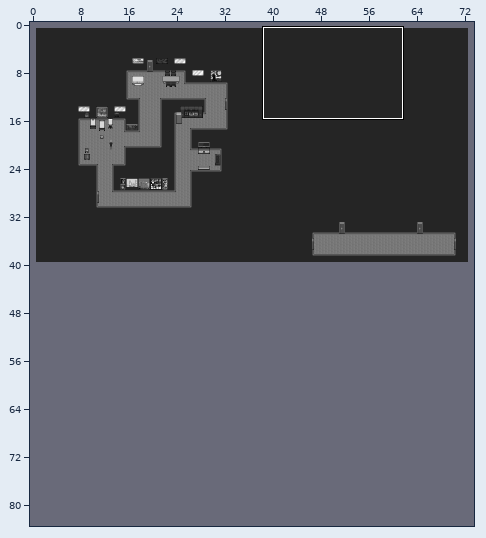
LDtk project, stored at assets/ldtk/time-marches-on.ldtk. The picture above shows the old version from afar; the outline marks the close-up.
Close-up. Earlier state:
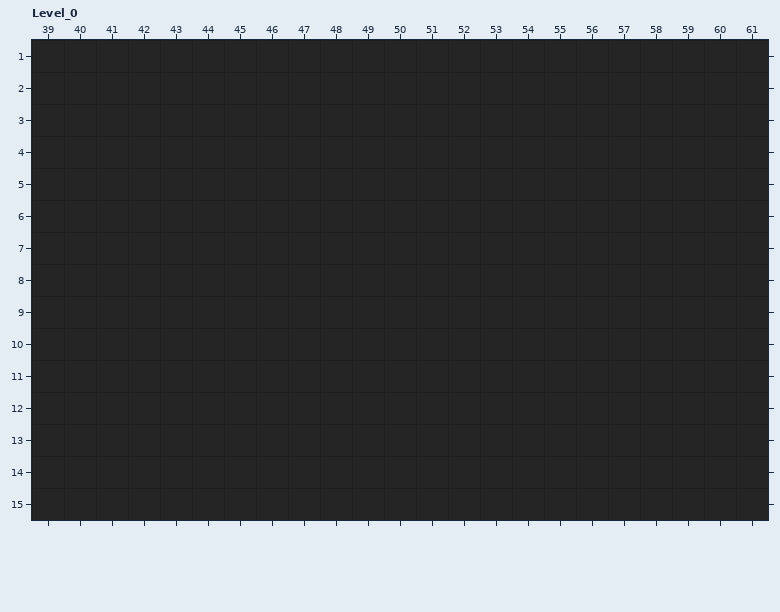
Cells are 16x16 px. Shown: Level_0 x 39..61, y 1..15. The commit also changed other parts of the map, which this record leaves out. The old version is drawn lined up with the new one.
After:
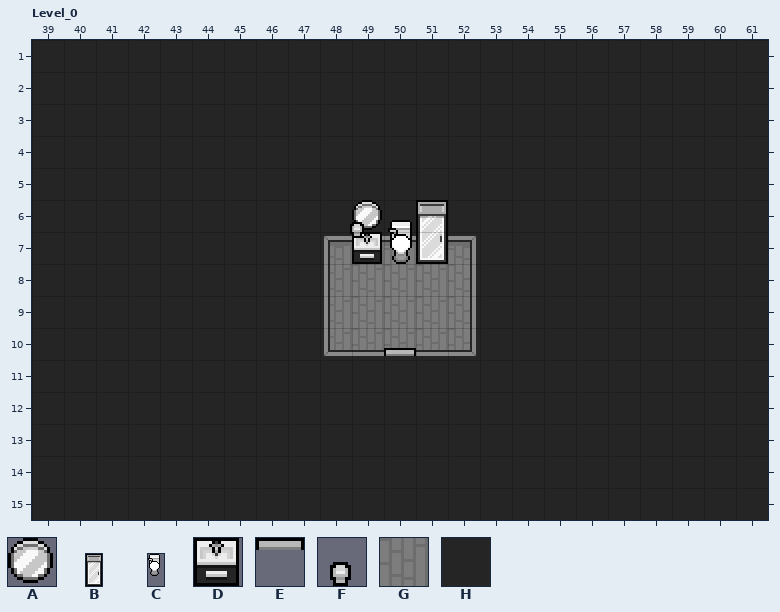
Key: from "Furniture": A 114, B 670, C 696, D 709, E 779, F 795; from "HorrorHouse": G 80; from "Walls": H 1.
_ is an empty cell.
Objects are placed by their top-left corner, in cells (3,4 is the top-left corner of cell 3,4); size is 1x1 cell unless given.
Change:
map size 74x41 -> 74x84 cells
Layer "BackgroundComposite":
y 6: x 48..51 ____ -> GGGG
y 7..10: x 48..52 _____ -> GGGGG
Layer "Walls":
y 8..9: x 49..51 HHH -> ___
Layer "Entities":
added: C "Toilet" at 50.1,6.6 size 1x2
added: D "Sink" at 49,7
added: A "Mirror" at 49,6
added: B "Shower" at 51,6 size 1x2
added: E "BathroomExitDoor" at 50,10.6
added: F "Pills" at 48.7,6.2
